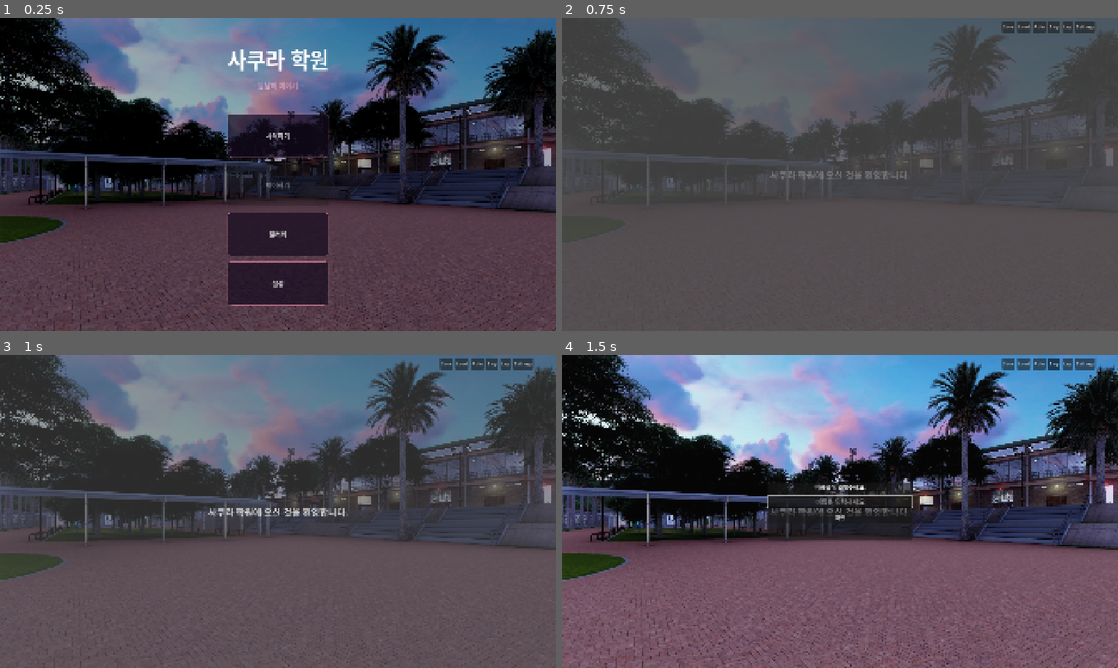
Above: before the commit, frames 1-4 (two rows, left to right).
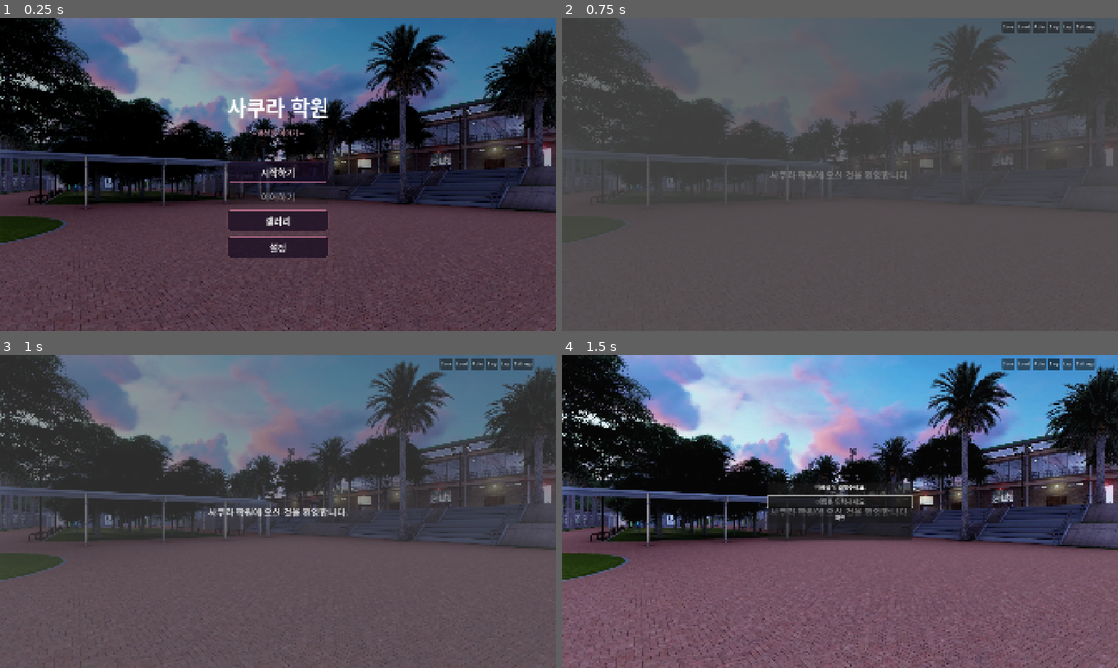
Above: after the commit, the same moments.

Repository: fomula91/godot-m
Game: Godot game, scene res://scenes/title_screen.tscn
Same seed, same stepped clock (60 frames per second), same inputs: the game is played once before the commit and once after it.
Inputs:
- Up to frame 1 (0.25 s): no input
- Up to frame 2 (0.75 s): click "시작하기" at 0.5 s
- Up to frame 3 (1 s): no input
- Up to frame 4 (1.5 s): click "Skip" at 1.25 s

The runs differ from the first frame. In frame 1, 6.1% of the frame differs, in the area x 40-60%, y 10-92%; in frame 2, nothing differs; in frame 3, nothing differs; in frame 4, nothing differs.

Commit message:
메뉴 버튼 반응형 디자인 적용

Diff:
--- a/scenes/components/MenuButton.gd
+++ b/scenes/components/MenuButton.gd
@@ -17,3 +17,12 @@
 
 	#클릭 사운드
 	pressed.connect(AudioManager.play_ui_click)
+
+	# 반응형 폰트
+	get_viewport().size_changed.connect(_update_font_size)
+	_update_font_size()
+
+func _update_font_size() -> void:
+	var viewport_h := get_viewport().get_visible_rect().size.y
+	var font_size := clampi(int(viewport_h * 0.03), 16, 36)
+	add_theme_font_size_override("font_size", font_size)
--- a/scenes/components/MenuButton.tscn
+++ b/scenes/components/MenuButton.tscn
@@ -3,6 +3,5 @@
 [ext_resource type="Script" uid="uid://bi10dgervauv4" path="res://scenes/components/MenuButton.gd" id="1"]
 
 [node name="MenuButton" type="Button" unique_id=1473959774]
-custom_minimum_size = Vector2(350, 150)
-theme_override_font_sizes/font_size = 22
+size_flags_horizontal = 3
 script = ExtResource("1")
--- a/scenes/title_screen.tscn
+++ b/scenes/title_screen.tscn
@@ -60,9 +60,15 @@
 anchor_bottom = 1.0
 grow_horizontal = 2
 grow_vertical = 2
+theme_override_constants/margin_left = 200
+theme_override_constants/margin_right = 200
+theme_override_constants/margin_top = 100
+theme_override_constants/margin_bottom = 100
 
 [node name="VBoxContainer" type="VBoxContainer" parent="CenterContainer"]
 layout_mode = 2
+size_flags_horizontal = 4
+size_flags_vertical = 4
 theme_override_constants/separation = 20
 
 [node name="Title" type="Label" parent="CenterContainer/VBoxContainer"]
